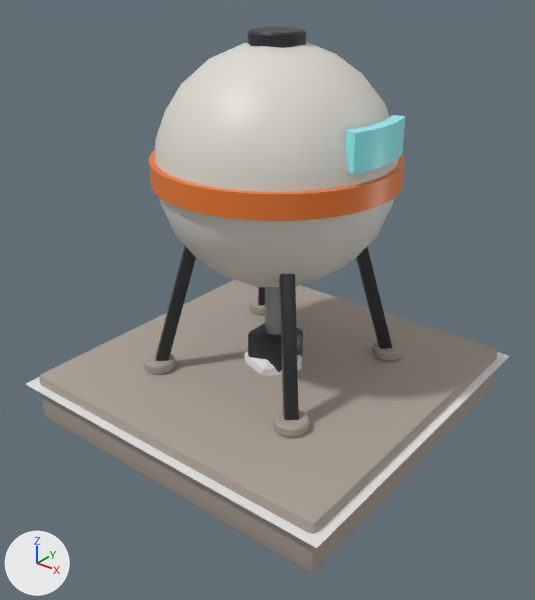
What one commit did to the glTF model res/models/placement/water/water_tank_1x1.gltf.
Both versions are drawn from a 50 mm lens placed at (2.28, -2.92, 2.24), pointed at (0.05, -0.14, 0.52). Lighting does not change. The marker at lower left points along +X, +Y and +Z. The picture after the commit comes second. Where no turn or scale is listed for an object, it has been applied to the vertices.

The first picture shows '%P%Footprint', 'WaterTank' and 1 more.
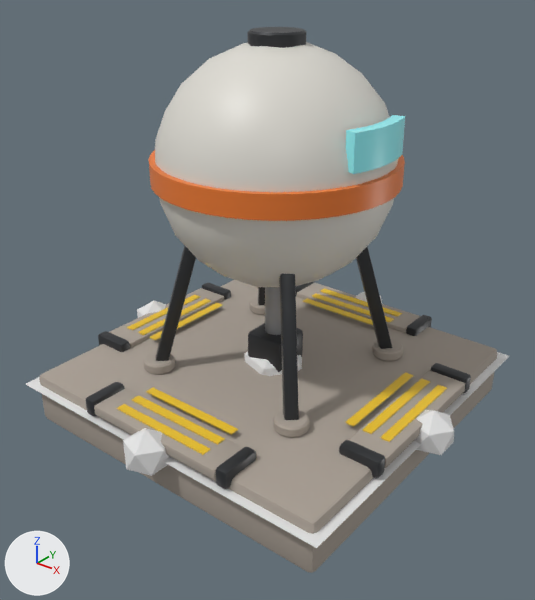
Pixel boxes [x1, y1, x2, y2] of what changed, in the pictures (535 x 600 px):
'%V%AnchorOut.003+', added: after [86, 382, 256, 489]
    faces in mat_concrete (grey #aaa095): [94, 389, 243, 480]
    faces in mat_hazard_yellow (yellow #edc427): [117, 387, 238, 455]
    faces in mat_frame_graphite (dark grey #35373a): [86, 382, 256, 489]
'%V%AnchorOut+', added: after [339, 363, 471, 478]
    faces in mat_concrete (grey #aaa095): [349, 371, 465, 468]
    faces in mat_hazard_yellow (yellow #edc427): [345, 372, 447, 442]
    faces in mat_frame_graphite (dark grey #35373a): [339, 363, 471, 478]
'%V%AnchorOut.001+', added: after [98, 283, 231, 352]
    faces in mat_concrete (grey #aaa095): [110, 288, 224, 348]
    faces in mat_hazard_yellow (yellow #edc427): [127, 295, 222, 340]
    faces in mat_frame_graphite (dark grey #35373a): [98, 283, 231, 352]
'%V%AnchorOut.002+', added: after [296, 282, 432, 336]
    faces in mat_concrete (grey #aaa095): [296, 283, 420, 333]
    faces in mat_hazard_yellow (yellow #edc427): [303, 288, 402, 325]
    faces in mat_frame_graphite (dark grey #35373a): [296, 282, 432, 336]
'%P%AnchorOut.003', added: after [123, 428, 169, 476]
'%P%AnchorOut', added: after [415, 410, 454, 455]
'%P%AnchorOut.001', added: after [137, 300, 166, 318]
'%P%AnchorOut.002', added (mostly hidden): after [356, 291, 382, 303]

The change, as a diff of the scene's bpy script:
```diff
--- a/res/models/placement/water/water_tank_1x1.gltf.py
+++ b/res/models/placement/water/water_tank_1x1.gltf.py
@@ ob_v_anchorout_003 @@
+ob_v_anchorout_003 = bpy.data.objects.new('%V%AnchorOut.003+', me_v_anchorout_003)  # 192 vertices, 360 faces; spans x -0.49..0.49, y -0.98..-0.675, z 0.01..0.11; in mat_concrete (grey #aaa095), mat_frame_graphite (dark grey #35373a), mat_hazard_yellow (yellow #edc427)
+ob_v_anchorout_003.location = (0.0, 0.0, 0.0)
@@ ob_v_anchorout_002 @@
+ob_v_anchorout_002 = bpy.data.objects.new('%V%AnchorOut.002+', me_v_anchorout_002)  # 192 vertices, 360 faces; spans x -0.49..0.49, y 0.675..0.98, z 0.01..0.11; in mat_concrete (grey #aaa095), mat_frame_graphite (dark grey #35373a), mat_hazard_yellow (yellow #edc427)
+ob_v_anchorout_002.location = (0.0, 0.0, 0.0)
@@ ob_v_anchorout_001 @@
+ob_v_anchorout_001 = bpy.data.objects.new('%V%AnchorOut.001+', me_v_anchorout_001)  # 192 vertices, 360 faces; spans x -0.98..-0.675, y -0.49..0.49, z 0.01..0.11; in mat_concrete (grey #aaa095), mat_frame_graphite (dark grey #35373a), mat_hazard_yellow (yellow #edc427)
+ob_v_anchorout_001.location = (0.0, 0.0, 0.0)
@@ ob_v_anchorout @@
+ob_v_anchorout = bpy.data.objects.new('%V%AnchorOut+', me_v_anchorout)  # 192 vertices, 360 faces; spans x 0.675..0.98, y -0.49..0.49, z 0.01..0.11; in mat_concrete (grey #aaa095), mat_frame_graphite (dark grey #35373a), mat_hazard_yellow (yellow #edc427)
+ob_v_anchorout.location = (0.0, 0.0, 0.0)
@@ ob_p_anchorout_003 @@
+ob_p_anchorout_003 = bpy.data.objects.new('%P%AnchorOut.003', me_p_anchorout_003)  # an icosphere of 20 faces spanning x -0.116..0.116, y -0.111..0.111, z -0.13..0.13; in mat_p (white #e7e7e7)
+ob_p_anchorout_003.location = (0.0, -1.0, 0.013)
@@ ob_p_anchorout_002 @@
+ob_p_anchorout_002 = bpy.data.objects.new('%P%AnchorOut.002', me_p_anchorout_003.copy())
+ob_p_anchorout_002.location = (0.0, 1.0, 0.013)
@@ ob_p_anchorout_001 @@
+ob_p_anchorout_001 = bpy.data.objects.new('%P%AnchorOut.001', me_p_anchorout_003.copy())
+ob_p_anchorout_001.location = (-1.0, 0.0, 0.013)
@@ ob_p_anchorout @@
+ob_p_anchorout = bpy.data.objects.new('%P%AnchorOut', me_p_anchorout_003.copy())
+ob_p_anchorout.location = (1.0, 0.0, 0.013)
```
